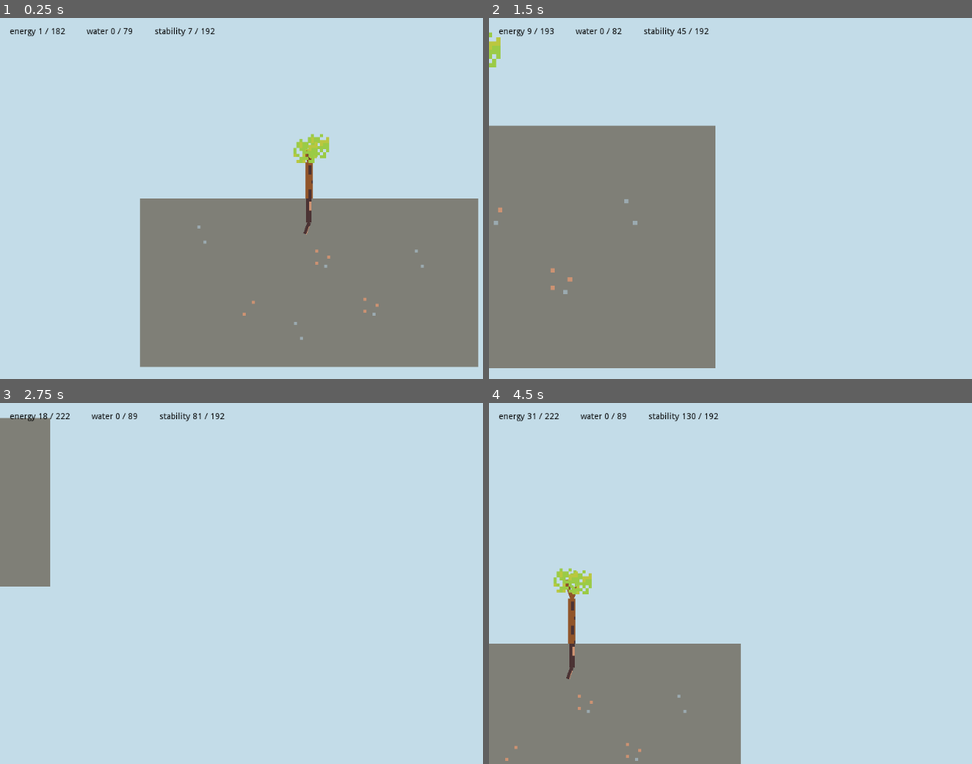
Above: before the commit, frames 1-4 (two rows, left to right).
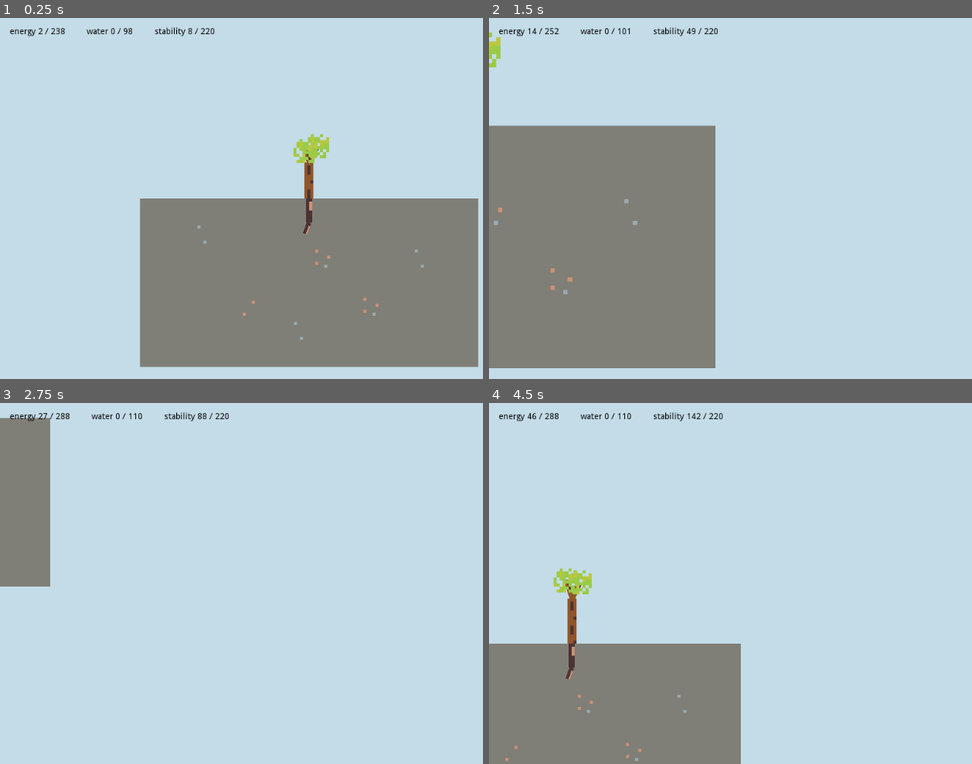
Above: after the commit, the same moments.

Repository: martindzejky/my-little-tree
Game: Godot game, scene res://scenes/main.tscn
Same seed, same stepped clock (60 frames per second), same inputs: the game is played once before the commit and once after it.
Inputs (mouse positions are in pixels of both pictures, inside the frame that each line leads up to):
- Up to frame 1 (0.25 s): no input
- Up to frame 2 (1.5 s): tap Enter at 0.5 s; move the mouse to (798, 180) at 0.52 s; press the mouse at (798, 180) at 0.53 s; hold D (move_right) 0.53-1.28 s; move the mouse to (590, 155) at 1.27 s; release the mouse at (590, 155) at 1.28 s; hold S (move_down) from 1.28 s (still down); tap Mouse wheel up (zoom_in) at 1.35 s
- Up to frame 3 (2.75 s): move the mouse to (371, 504) at 2.02 s; release S (move_down) at 2.03 s; hold D (move_right) from 2.03 s (still down); tap Mouse wheel down (zoom_out) at 2.1 s
- Up to frame 4 (4.5 s): move the mouse to (769, 655) at 2.77 s; release D (move_right) at 2.78 s; hold W (move_up) 2.78-3.53 s; click (769, 655) at 2.85 s; move the mouse to (outside the picture) at 3.52 s; hold A (move_left) from 3.53 s (still down); tap Mouse wheel up (zoom_in) at 3.6 s; move the mouse to (614, 529) at 4.27 s; tap Mouse wheel down (zoom_out) at 4.35 s

The runs differ from the first frame. In frame 1, 0.2% of the frame differs, in the area x 8-67%, y 2-61%; in frame 2, 0.3%; in frame 3, 0.2%; in frame 4, 0.4%, in the area x 8-49%, y 2-77%.

Commit message:
optimize calculating branch thickness

Diff:
--- a/scripts/branch.gd
+++ b/scripts/branch.gd
@@ -15,9 +15,19 @@
 # how big (thick) is the branch, this might change in time
 export(float) var thickness
 
+
+func _enter_tree():
+    updateThickness()
+
+    # update the thickness of all parents
+    var parent = get_parent().get_parent()
+    while parent and parent as Branch:
+        parent.updateThickness()
+        parent = parent.get_parent().get_parent()
+
+
 func _process(delta):
     updatePosition()
-    updateThickness()
 
 
 # checks whether this is last branch in the tree
@@ -46,12 +56,17 @@
 
     position.y = parent.growDirection * parent.length
 
+# this should be called by children of the branch
 func updateThickness():
     # calculate the thickness based on children
-    thickness = 1.2
+    var newThickness = 1.2
+    var minThickness = 1
     for childBranch in $children.get_children():
         # super HACK to avoid taking placeholders into account
         if childBranch.has_node('placeholder'):
             continue
 
-        thickness += childBranch.thickness * 0.5
+        newThickness += childBranch.thickness * 0.5
+        minThickness = max(minThickness, childBranch.thickness)
+
+    thickness = max(thickness, max(newThickness, minThickness))
